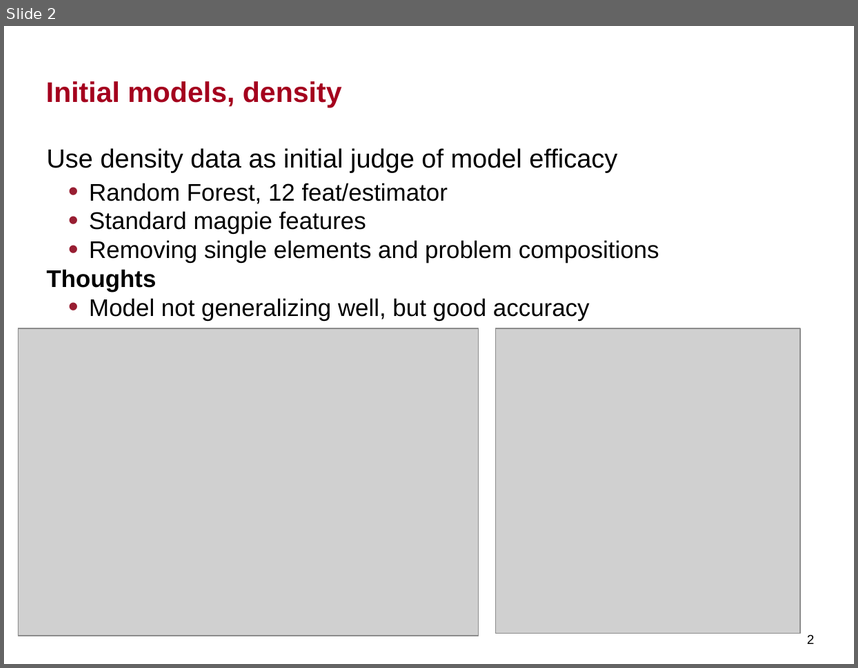
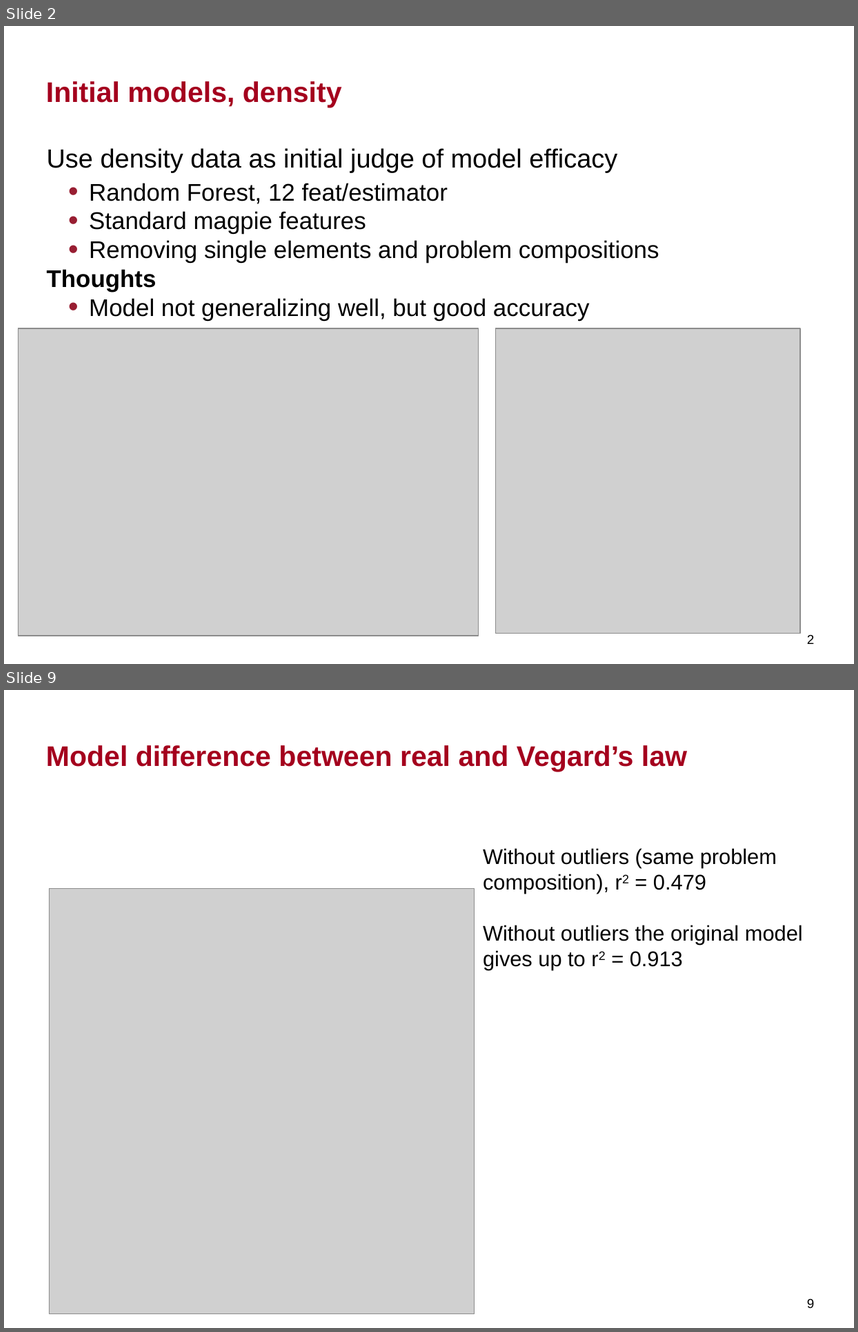
Before and after one commit to tangkong/MechPropModels, a slide deck: results/MechPropModels_summary.pptx. Shown one above the other, each under a label of ours: slide 2 before the commit, slides 2 and 9 after it; the slides between them are not shown. The pictures are 858x668 and 858x1332 pixels, drawn with LibreOffice and Linux fonts; fonts in the diff are those of the drawing; grey boxes stand for pictures; background and template pictures are left out. Boxes give left, top, right and bottom in pixels: in the first picture for what was removed or moved away, otherwise in the second. Text is boxed around its words. In the diff, an @@ line names an element or a change of style, - is before the commit and + after.

```diff
--- a/results/MechPropModels_summary.pptx
+++ b/results/MechPropModels_summary.pptx
@@ slide 9 added at box(4, 690, 854, 1328), background #FFFFFF @@
@@ title added at box(46, 745, 687, 771), 24 pt, text #A4001D, bold @@
+Model difference between real and Vegard’s law
@@ text added at box(483, 848, 803, 969), 18 pt, text #000000 @@
+Without outliers (same problem composition), r2 = 0.479
+Without outliers the original model gives up to r2 = 0.913
@@ picture added at box(49, 888, 474, 1313) @@
@@ page number added at box(807, 1299, 814, 1308), 11 pt, text #000000 @@
+9
```
Also in this commit, not shown: 5 slides changed, 14 other slides added, 40 other files.
